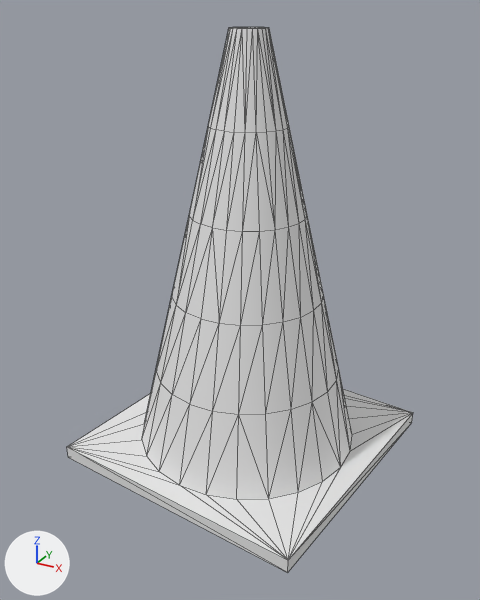
Two versions of the OBJ model assets/models/trafficCone.obj, one commit apart.
One viewpoint serves both versions: a camera (50 mm lens) standing at (2.52, -4.72, 1.92) and looking at (0.01, -0.15, -0.37). Every picture has the same lights, and +X, +Y and +Z are marked at lower left. Mesh edges are drawn as thin lines. Where no turn or scale is listed for an object, it has been applied to the vertices. Vertices at the same position are counted once.

Before the edit, the objects in view are built like this:
```python
me_cylinder_001 = bpy.data.meshes.new('Cylinder.001')
me_cylinder_001.from_pydata(...)  # 233 vertices, 412 faces; spans x -1.32..1.32, y -1.32..1.32, z -1.9..1.78
ob_cylinder_001 = bpy.data.objects.new('Cylinder.001', me_cylinder_001)
ob_cylinder_001.location = (0.0, 0.0, 0.0)
```
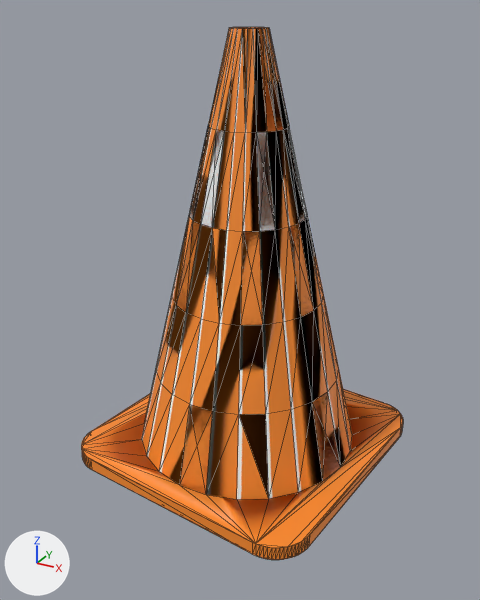
The newer file is also rescaled (x0.2), turned or shifted as a whole; pictures and numbers use the older file's frame.

Where the change shows, as pixel boxes (x1, y1, x2, y2) in the pictures (480 x 600 px):
'Cylinder.001', reshaped (7% narrower)
    before: (67, 27, 413, 573)
    after: (81, 27, 403, 560)
part 1 of me_cylinder_001, built on
    before: (67, 389, 413, 573)
    after: (81, 389, 403, 560)
part 2 of me_cylinder_001, deleted
    before: (208, 27, 289, 133)
part 3 of me_cylinder_001, recoloured (grey to orange)
    both: (142, 27, 352, 499)

The change, as a list of edits to the scene's bpy script:
```text
Add img_traffic_cone_png:
    img_traffic_cone_png = load_image('traffic_cone.png', '../textures/traffic_cone.png', 128, 128, 'sRGB')
Add mat_cone:
    mat_cone = principled_material('Cone')
    mat_cone.texture = img_traffic_cone_png
Change me_cylinder_001:
    used by ob_cylinder_001; location = (0.0, 0.0, 0.0)
    remove me_cylinder_001.from_pydata(...)  # 233 vertices, 412 faces; spans x -1.32..1.32, y -1.32..1.32, z -1.9..1.78
    add me_cylinder_001.from_pydata(...)  # 337 vertices, 718 faces, 17 loose edges; spans x -1.28..1.28, y -1.28..1.28, z -1.9..1.78
    me_cylinder_001 part 1: 8 vertices removed from x -1.32..1.32, y -1.32..1.32, z -1.9..-1.78; 137 vertices added at x -1.28..1.28, y -1.28..1.28, z -1.9..-1.78
    me_cylinder_001 part 2: 25 vertices removed from x -0.15..0.15, y -0.15..0.15, z 1.78
    me_cylinder_001 part 3: 273 faces spanning x -0.99..0.99, y -0.99..0.99, z -1.78..1.78 switch from no material to mat_cone (picture img_traffic_cone_png)
```
